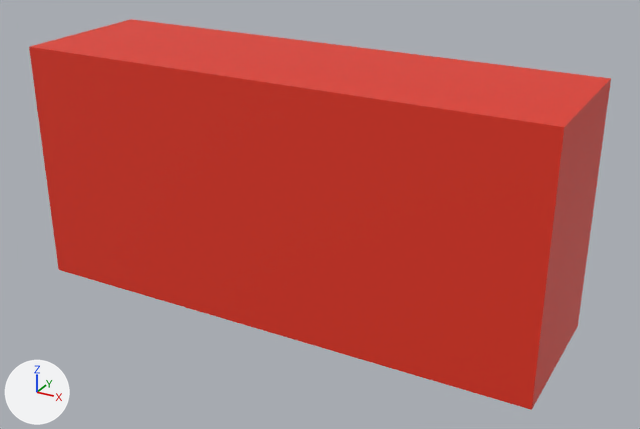
What one commit did to the Blender file Assets/Entities/Brick/Bric Model.blend.
Before and after are seen from a 50 mm lens placed at (0.064, -0.353, 0.203), pointed at (-0.11, -0.036, 0.044). Every picture has the same lights, and +X, +Y and +Z are marked at lower left.

In view in the first picture: 'Brick'.
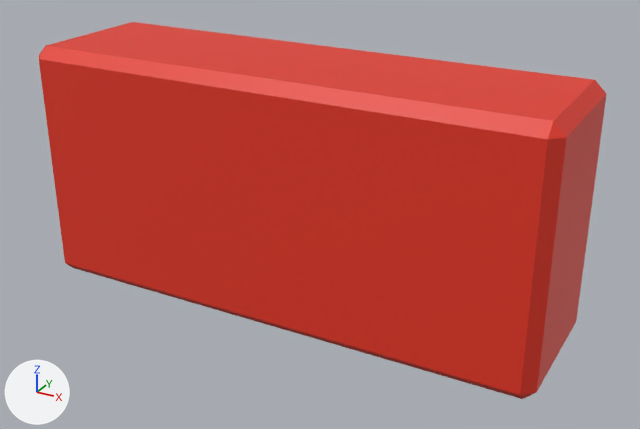
The change in detail:
Object 'Brick' (ob_brick) gains a BEVEL modifier named 'Bevel'.
Modifier setting: width = 0.005.
Modifier setting: width_pct = 0.005.
Modifier setting: limit_method = 'NONE'.

What differs and where, as boxes (x1, y1, x2, y2) in the pictures (640 x 429 px):
'Brick', modifiers changed: before (29, 19, 611, 410); after (39, 22, 607, 399)
